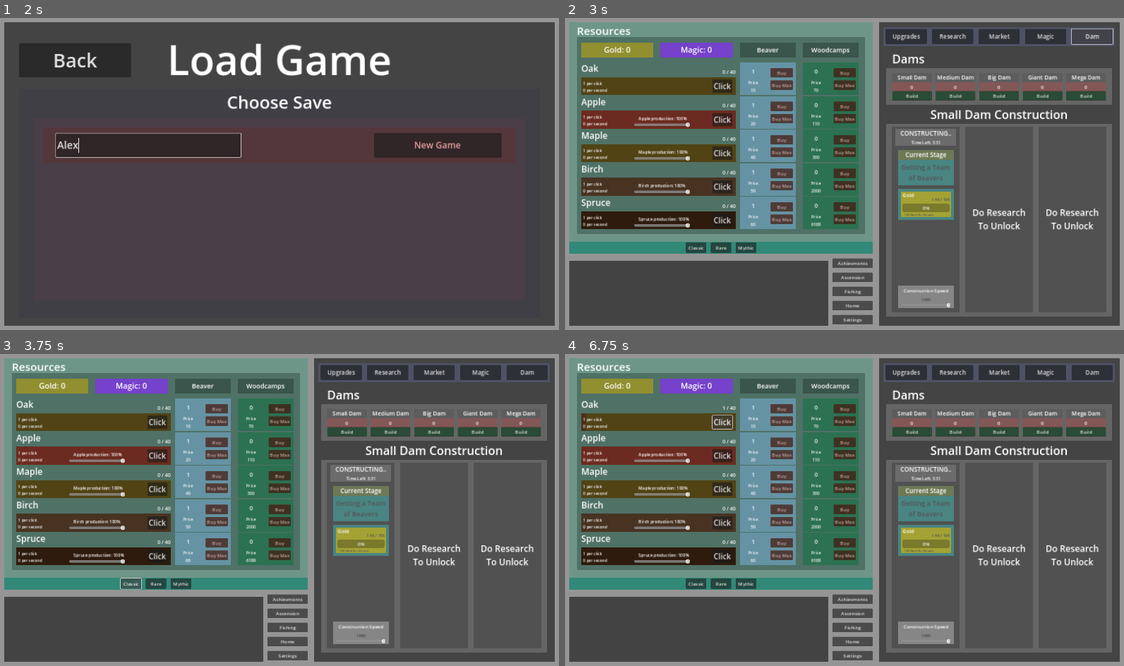
Above: before the commit, frames 1-4 (two rows, left to right).
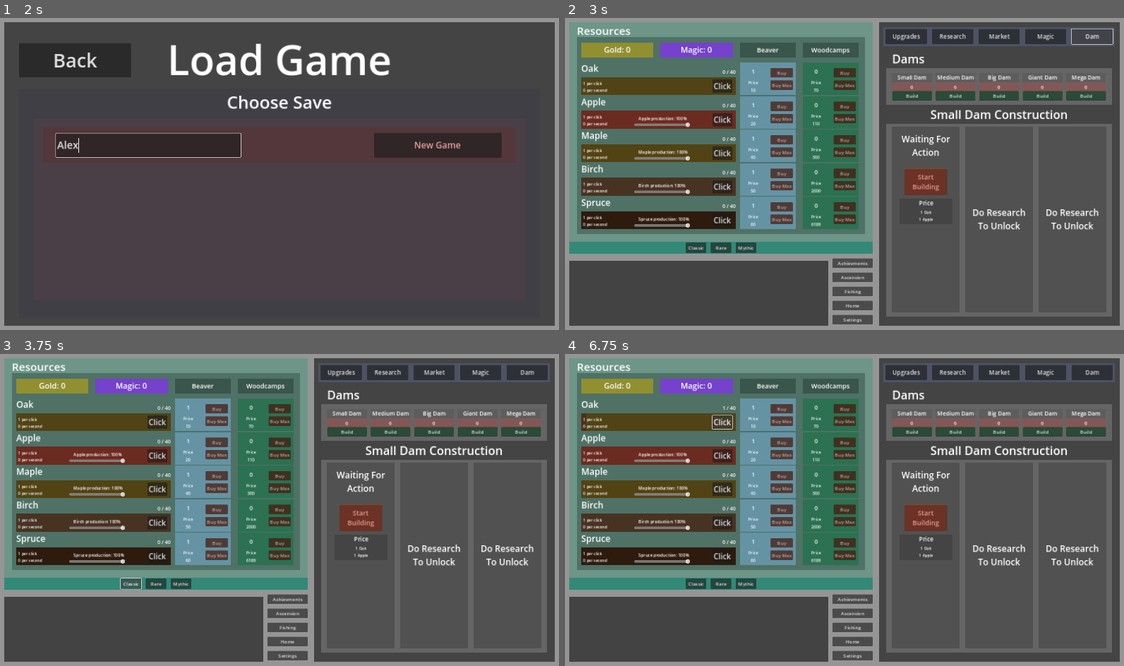
Above: after the commit, the same moments.

Repository: mdbernhards/BeaverIncremental
Game: Godot game, scene res://Scenes/game.tscn
Same seed, same stepped clock (60 frames per second), same inputs: the game is played once before the commit and once after it.
Inputs (mouse positions are in pixels of both pictures, inside the frame that each line leads up to):
- Up to frame 1 (2 s): click "PLAY" at 0.5 s; click (150, 145) at 1.27 s; type "Alex" at 1.35 s
- Up to frame 2 (3 s): click "New Game" at 2 s; click "Dam" at 2.75 s
- Up to frame 3 (3.75 s): click "Classic" at 3.5 s
- Up to frame 4 (6.75 s): click "Classic" at 4.25 s; click (928, 519) at 5 s, where only the run after the commit has a clickable "Start Building"; click (928, 519) at 5.75 s, where only the run after the commit has a clickable "Start Building"; click "Click" at 6.5 s

Frame 1 is identical in both runs. In frame 2, 3.4% of the frame differs, in the area x 59-70%, y 35-93%; in frame 3, 3.4%; in frame 4, 3.4%.

Commit message:
Dam construction
Dam construction resource updates
Dam resource tick logic (not perfect)
Removed FoS from save files

Diff:
--- a/Scenes/GameMainScreenScenes/GameScenes/DamSection/constructionItem/construction_resource.gd
+++ b/Scenes/GameMainScreenScenes/GameScenes/DamSection/constructionItem/construction_resource.gd
@@ -12,8 +12,12 @@
 		setupNodePaths()
 		setResource()
 
+var DamType = Dams.DamEnum.SmallDam
+var ItemNum = 1
+
 var Needed = 1000
-var Colected = 0
+var Collected = 0
+var PerSecond = 0
 
 func _ready() -> void:
 	setupNodePaths()
@@ -22,12 +26,12 @@
 	updateProgress()
 
 func updateProgress():
-	if ResourceProgressBar == null:
+	if ResourceProgressBar:
 		setupNodePaths()
 
-		ResourceNeededLabel.text = str(Colected) + "/" + str(Needed)
-		ResourceProgressBar.value = remap(Colected, 0, Needed, 0, 100)
-		ResourcePerSecondLabel.text = "4" # Need to setup first before I can display
+		ResourceNeededLabel.text = str(roundi(Collected)) + "/" + str(roundi(Needed))
+		ResourceProgressBar.value = remap(Collected, 0, Needed, 0, 100)
+		ResourcePerSecondLabel.text = str(roundi(PerSecond)) + " per sec."
 
 func setResource():
 	color = Values.ResourceValues[ResourceType]["Color"]
--- a/Scenes/GameMainScreenScenes/GameScenes/DamSection/constructionItem/construction_resource.tscn
+++ b/Scenes/GameMainScreenScenes/GameScenes/DamSection/constructionItem/construction_resource.tscn
@@ -2,7 +2,7 @@
 
 [ext_resource type="Script" path="res://Scenes/GameMainScreenScenes/GameScenes/DamSection/constructionItem/construction_resource.gd" id="1_d3yun"]
 
-[node name="ConstructionResource" type="ColorRect"]
+[node name="ConstructionResource" type="ColorRect" groups=["ConstructionResource"]]
 custom_minimum_size = Vector2(170, 85)
 color = Color(0.64073, 0.635153, 0.205061, 1)
 script = ExtResource("1_d3yun")
@@ -30,29 +30,31 @@
 
 [node name="MC" type="MarginContainer" parent="MC/VBox"]
 layout_mode = 2
-theme_override_constants/margin_top = -14
+theme_override_constants/margin_top = -21
 
 [node name="ResourceNeededLabel" type="Label" parent="MC/VBox/MC"]
 layout_mode = 2
-theme_override_colors/font_color = Color(0.325441, 0.325441, 0.325441, 1)
-theme_override_font_sizes/font_size = 13
+theme_override_colors/font_color = Color(0, 0, 0, 1)
+theme_override_font_sizes/font_size = 15
 text = "1.4k / 10k"
 horizontal_alignment = 2
 
 [node name="MC2" type="MarginContainer" parent="MC/VBox"]
 layout_mode = 2
+theme_override_constants/margin_top = -4
 
 [node name="ResourceProgressBar" type="ProgressBar" parent="MC/VBox/MC2"]
 layout_mode = 2
+theme_override_font_sizes/font_size = 14
 
 [node name="MC3" type="MarginContainer" parent="MC/VBox"]
 custom_minimum_size = Vector2(0, 10)
 layout_mode = 2
-theme_override_constants/margin_left = 6
+theme_override_constants/margin_left = 0
 theme_override_constants/margin_top = -3
 
 [node name="ResourcePerSecondLabel" type="Label" parent="MC/VBox/MC3"]
 layout_mode = 2
-theme_override_colors/font_color = Color(0.325441, 0.325441, 0.325441, 1)
-theme_override_font_sizes/font_size = 10
+theme_override_colors/font_color = Color(0, 0, 0, 1)
+theme_override_font_sizes/font_size = 14
 text = "100 Gold Per Second"
--- a/Scenes/GameMainScreenScenes/GameScenes/DamSection/construction_item.gd
+++ b/Scenes/GameMainScreenScenes/GameScenes/DamSection/construction_item.gd
@@ -46,6 +46,7 @@
 func _ready() -> void:
 	setupNodePaths()
 	setItemStage()
+	deleteAllConstructionResourceItems()
 
 func _process(delta: float) -> void:
 	setCantAffordRect()
@@ -89,6 +90,8 @@
 		startConstruction()
 
 func startConstruction():
+	deleteAllConstructionResourceItems()
+
 	DamStage = DamStageEnum.Construction
 
 	var damData = Dams.Dams[DamType][BuildingStage]
@@ -96,43 +99,29 @@
 
 	var ConstructionResourceSceen = load("res://Scenes/GameMainScreenScenes/GameScenes/DamSection/constructionItem/construction_resource.tscn")
 
-	for cost in damData["StartingPrice"]:
-		var resourceItem = ConstructionResourceSceen.instanciate()
+	for costName in damData["Price"]:
+		var resourceType = null
 
-		if cost == "OakCost":
-			resourceItem.ResourceType = "Oak"
-		elif cost == "AppleCost":
-			resourceItem.ResourceType = "Apple"
-		elif cost == "MapleCost":
-			resourceItem.ResourceType = "Maple"
-		elif cost == "BirchCost":
-			resourceItem.ResourceType = "Birch"
-		elif cost == "SpruceCost":
-			resourceItem.ResourceType = "Spruce"
-		elif cost == "ChestnutCost":
-			resourceItem.ResourceType = "Chestnut"
-		elif cost == "CherryCost":
-			resourceItem.ResourceType = "Cherry"
-		elif cost == "AshCost":
-			resourceItem.ResourceType = "Ash"
-		elif cost == "CedarCost":
-			resourceItem.ResourceType = "Cedar"
-		elif cost == "MahoganyCost":
-			resourceItem.ResourceType = "Mahogany"
-		elif cost == "EbonyCost":
-			resourceItem.ResourceType = "Ebony"
-		elif cost == "DogwoodCost":
-			resourceItem.ResourceType = "Dogwood"
-		elif cost == "RosewoodCost":
-			resourceItem.ResourceType = "Rosewood"
-		elif cost == "Ghost GumCost":
-			resourceItem.ResourceType = "Ghost Gum"
-		elif cost == "DragonwoodCost":
-			resourceItem.ResourceType = "Dragonwood"
-		elif cost == "GoldCost":
-			resourceItem.ResourceType = "Gold"
+		if damData["Price"][costName] > 0:
+			resourceType = costName.replace("Cost", "")
 
-		ResourceList.add_child(resourceItem)
+		if resourceType:
+			var resourceItem = ConstructionResourceSceen.instantiate()
+
+			resourceItem.Needed = damData["Price"][costName]
+			resourceItem.ResourceType = resourceType
+			resourceItem.ItemNum = ItemNum
+			resourceItem.DamType = DamType
+
+			ResourceList.add_child(resourceItem)
+
+func deleteAllConstructionResourceItems():
+	if !ResourceList:
+		return
+
+	for resourceItem in ResourceList.get_children():
+		ResourceList.remove_child(resourceItem)
+		resourceItem.queue_free()
 
 func getPriceText():
 	var PriceText = ""
@@ -204,4 +193,5 @@
 	CantAffordRect = $UnlockedVBox/ColorRect/StartBuildingButton/CantAffordRect
 
 func _on_construction_speed_slider_value_changed(value: float) -> void:
+	SaveData.DamData[DamType]["ConstructionSpeedPrecentige"][ItemNum - 1] = value
 	ConstructionPrecentigeLabel.text = str(value) + "%"
--- a/Scenes/GameMainScreenScenes/GameScenes/ResourceTicks.gd
+++ b/Scenes/GameMainScreenScenes/GameScenes/ResourceTicks.gd
@@ -10,6 +10,7 @@
 
 func _on_resource_gain_tick_timeout():
 	ApplyBotsSellingWood()
+	ApplyDamBuildingLoss()
 	ApplyWoodGainAndLoss()
 
 func ApplyBotsSellingWood():
@@ -63,9 +64,9 @@
 
 			if woodCount < storage:
 				SaveData.Resources[lastWoodType]["Count"] -= actualLoss
-				Values.ResourceValues[lastWoodType]["RealPerSecondLoss"] = actualLoss
+				Values.ResourceValues[lastWoodType]["RealPerSecondLoss"] += actualLoss
 			else:
-				Values.ResourceValues[lastWoodType]["RealPerSecondLoss"] = 0
+				pass #Values.ResourceValues[lastWoodType]["RealPerSecondLoss"] = 0
 
 		lastWoodType = woodType
 
@@ -76,6 +77,36 @@
 
 		SaveData.Resources[woodType]["Count"] = clampf(SaveData.Resources[woodType]["Count"], 0, Values.ResourceValues[woodType]["Storage"])
 
+func ApplyDamBuildingLoss():
+	var resourceItems = get_tree().get_nodes_in_group("ConstructionResource")
+
+	var generalResourcesPerSecond = Values.ResourceValues["Dam"]["ResourcesPerSecond"]
+
+	for resourceItem in resourceItems:
+		var resourcesPerSecond = generalResourcesPerSecond * (SaveData.DamData[resourceItem.DamType]["ConstructionSpeedPrecentige"][resourceItem.ItemNum - 1] / 100)
+		var resourcesLeft = resourceItem.Needed - resourceItem.Collected
+		var resourceType = resourceItem.ResourceType
+
+		if resourcesLeft < resourcesPerSecond and resourcesLeft > 0:
+			resourcesPerSecond = resourcesLeft
+
+		if resourceType == "Gold":
+			if SaveData.Gold["Count"] < resourcesPerSecond:
+				resourcesPerSecond = SaveData.Gold["Count"]
+
+			SaveData.Gold["Count"] -= resourcesPerSecond
+		else:
+			if SaveData.Resources[resourceType]["Count"] < resourcesPerSecond:
+				resourcesPerSecond = SaveData.Resources[resourceType]["Count"]
+
+			resourcesPerSecond = maxf(resourcesPerSecond, 0)
+
+			SaveData.Resources[resourceType]["Count"] -= resourcesPerSecond
+			Values.ResourceValues[resourceType]["RealPerSecondLoss"] += resourcesPerSecond
+
+		resourceItem.PerSecond = resourcesPerSecond
+		resourceItem.Collected += resourcesPerSecond
+
 func UpdateAllBarValues():
 	var BarItems = get_tree().get_nodes_in_group("BarItem")
 
--- a/Scenes/GameMainScreenScenes/GameScenes/dam_section.tscn
+++ b/Scenes/GameMainScreenScenes/GameScenes/dam_section.tscn
@@ -68,6 +68,7 @@
 DamType = 4
 
 [node name="SmallDamConstruction" parent="VBox/DamsHBox" instance=ExtResource("2_o4jpu")]
+visible = false
 layout_mode = 2
 
 [node name="MediumDamConstruction" parent="VBox/DamsHBox" instance=ExtResource("2_o4jpu")]
--- a/project.godot
+++ b/project.godot
@@ -55,6 +55,7 @@
 Gameplay=""
 BackgroundButtons=""
 MagicSection=""
+ConstructionResource=""
 
 [gui]
 
--- a/singletons/CalculateValues.gd
+++ b/singletons/CalculateValues.gd
@@ -72,9 +72,9 @@
 	ResourceValues["Dam"]["EffectMultip"] = TempValues["Dam"]["EffectMultip"]
 	ResourceValues["Dam"]["PriceMultip"] = TempValues["Dam"]["PriceMultip"]
 	ResourceValues["Dam"]["MaterialsNeededMultip"] = TempValues["Dam"]["MaterialsNeededMultip"]
-	ResourceValues["Dam"]["ConstructionSpeedMultip"] = TempValues["Dam"]["ConstructionSpeedMultip"]
 	ResourceValues["Dam"]["GoldGainMultip"] = TempValues["Dam"]["GoldGainMultip"]
 	ResourceValues["Dam"]["WoodGainMultip"] = TempValues["Dam"]["WoodGainMultip"]
+	ResourceValues["Dam"]["ResourcesPerSecond"] = TempValues["Dam"]["ConstructionSpeedMultip"] * TempValues["Dam"]["BaseResourcesPerSecond"]
 
 func CalculateRealAfterValues():
 	var lastWoodType
@@ -796,6 +796,7 @@
 		"PriceMultip" : 1,
 		"MaterialsNeededMultip" : 1,
 		"ConstructionSpeedMultip" : 1,
+		"BaseResourcesPerSecond" : 100,
 		"GoldGainMultip": 1,
 		"WoodGainMultip": 1,
 	},
--- a/singletons/NumberFormatting.gd
+++ b/singletons/NumberFormatting.gd
@@ -19,7 +19,7 @@
 }
 
 func formatNumber(number: float) -> String:
-	if number < 99_999:
+	if number < 999_999:
 		return str(number)
 
 	var magnitude = int(floor(log(abs(number)) / log(10)))
--- a/singletons/SaveData.gd
+++ b/singletons/SaveData.gd
@@ -30,7 +30,6 @@
 	OriginalMagic = Magic.duplicate(true)
 	OriginalUnlockedMagicUpgrades = UnlockedMagicUpgrades.duplicate(true)
 	OriginalUnlockedAchievements = UnlockedAchievements.duplicate(true)
-	OriginalUnlockedFeatsOfStrength = UnlockedFeatsOfStrength.duplicate(true)
 	OriginalGeneralInfo = GeneralInfo.duplicate(true)
 
 func resetValues():
@@ -1178,27 +1177,32 @@
 	Dams.DamEnum.SmallDam : {
 		"AvailableBuilds" : 1,
 		"Count" : 0,
-		"CurrentlyInProgress" : [4],
+		"CurrentlyInProgress" : [], # [4]
+		"ConstructionSpeedPrecentige" : [100,100,100],
 	},
 	Dams.DamEnum.MediumDam : {
 		"AvailableBuilds" : 1,
 		"Count" : 0,
 		"CurrentlyInProgress" : [],
+		"ConstructionSpeedPrecentige" : [100,100,100],
 	},
 	Dams.DamEnum.BigDam : {
 		"AvailableBuilds" : 1,
 		"Count" : 0,
 		"CurrentlyInProgress" : [],
+		"ConstructionSpeedPrecentige" : [100,100,100],
 	},
 	Dams.DamEnum.GiantDam : {
 		"AvailableBuilds" : 1,
 		"Count" : 0,
 		"CurrentlyInProgress" : [],
+		"ConstructionSpeedPrecentige" : [100,100,100],
 	},
 	Dams.DamEnum.MegaDam : {
 		"AvailableBuilds" : 1,
 		"Count" : 0,
 		"CurrentlyInProgress" : [],
+		"ConstructionSpeedPrecentige" : [100,100,100],
 	},
 }
 
@@ -1499,16 +1503,6 @@
 	"7" : false,
 }
 
-var UnlockedFeatsOfStrength = {
-	"1" : false,
-	"2" : false,
-	"3" : false,
-	"4" : false,
-	"5" : false,
-	"6" : false,
-	"7" : false,
-}
-
 var GeneralInfo = {
 	"SaveName" : false,
 	"TimePlayed" : false,
--- a/singletons/Saving/GameSaves.gd
+++ b/singletons/Saving/GameSaves.gd
@@ -87,9 +87,6 @@
 	var jsonUnlockedAchievements = JSON.stringify(var_to_str(SaveData.UnlockedAchievements))
 	saveFile.store_line(jsonUnlockedAchievements)
 
-	var jsonUnlockedFeatsOfStrength = JSON.stringify(var_to_str(SaveData.UnlockedFeatsOfStrength))
-	saveFile.store_line(jsonUnlockedFeatsOfStrength)
-
 	var jsonGeneralInfo = JSON.stringify(var_to_str(SaveData.GeneralInfo))
 	saveFile.store_line(jsonGeneralInfo)
 
@@ -134,9 +131,6 @@
 	var jsonUnlockedAchievements = JSON.stringify(var_to_str(SaveData.OriginalUnlockedAchievements))
 	saveFile.store_line(jsonUnlockedAchievements)
 
-	var jsonUnlockedFeatsOfStrength = JSON.stringify(var_to_str(SaveData.OriginalUnlockedFeatsOfStrength))
-	saveFile.store_line(jsonUnlockedFeatsOfStrength)
-
 	var jsonGeneralInfo = JSON.stringify(var_to_str(SaveData.OriginalGeneralInfo))
 	saveFile.store_line(jsonGeneralInfo)
 
@@ -178,9 +172,6 @@
 
 	var jsonUnlockedAchievements = saveFile.get_line()
 	SaveData.UnlockedAchievements = parseJson(jsonUnlockedAchievements)
-
-	var jsonUnlockedFeatsOfStrength = saveFile.get_line()
-	SaveData.UnlockedFeatsOfStrength = parseJson(jsonUnlockedFeatsOfStrength)
 
 	var jsonGeneralInfo = saveFile.get_line()
 	SaveData.GeneralInfo = parseJson(jsonGeneralInfo)
--- a/singletons/Values.gd
+++ b/singletons/Values.gd
@@ -41,7 +41,7 @@
 		"EffectMultip": 1,
 		"PriceMultip" : 1,
 		"MaterialsNeededMultip" : 1,
-		"ConstructionSpeedMultip" : 1,
+		"ResourcesPerSecond" : 100,
 		"GoldGainMultip" : 1,
 		"WoodGainMultip" : 1,
 	},
--- a/singletons/constantData/Dams.gd
+++ b/singletons/constantData/Dams.gd
@@ -34,7 +34,7 @@
 		DamParts.First : {
 			"Name" : "Gathering a team of Beavers",
 			"Price" : {
-				"OakCost" : 100, "AppleCost" : 100, "MapleCost" : 0, "BirchCost" : 0, "SpruceCost" : 0,
+				"OakCost" : 10000, "AppleCost" : 10000, "MapleCost" : 0, "BirchCost" : 0, "SpruceCost" : 0,
 				"ChestnutCost" : 0, "CherryCost" : 0, "AshCost" : 0, "CedarCost" : 0, "MahoganyCost" : 0,
 				"EbonyCost" : 0, "DogwoodCost" : 0, "RosewoodCost" : 0, "Ghost GumCost" : 0, "DragonwoodCost" : 0,
 				"GoldCost" : 0,
@@ -44,7 +44,7 @@
 		DamParts.Second : {
 			"Name" : "Building Foundations",
 			"Price" : {
-				"OakCost" : 100, "AppleCost" : 100, "MapleCost" : 0, "BirchCost" : 0, "SpruceCost" : 0,
+				"OakCost" : 10000, "AppleCost" : 10000, "MapleCost" : 0, "BirchCost" : 0, "SpruceCost" : 0,
 				"ChestnutCost" : 0, "CherryCost" : 0, "AshCost" : 0, "CedarCost" : 0, "MahoganyCost" : 0,
 				"EbonyCost" : 0, "DogwoodCost" : 0, "RosewoodCost" : 0, "Ghost GumCost" : 0, "DragonwoodCost" : 0,
 				"GoldCost" : 0,
@@ -54,7 +54,7 @@
 		DamParts.Third : {
 			"Name" : "Careful Wood Stacking",
 			"Price" : {
-				"OakCost" : 100, "AppleCost" : 100, "MapleCost" : 0, "BirchCost" : 0, "SpruceCost" : 0,
+				"OakCost" : 10000, "AppleCost" : 10000, "MapleCost" : 0, "BirchCost" : 0, "SpruceCost" : 0,
 				"ChestnutCost" : 0, "CherryCost" : 0, "AshCost" : 0, "CedarCost" : 0, "MahoganyCost" : 0,
 				"EbonyCost" : 0, "DogwoodCost" : 0, "RosewoodCost" : 0, "Ghost GumCost" : 0, "DragonwoodCost" : 0,
 				"GoldCost" : 0,
@@ -64,7 +64,7 @@
 		DamParts.Fourth : {
 			"Name" : "Patching leaks",
 			"Price" : {
-				"OakCost" : 100, "AppleCost" : 100, "MapleCost" : 0, "BirchCost" : 0, "SpruceCost" : 0,
+				"OakCost" : 10000, "AppleCost" : 10000, "MapleCost" : 0, "BirchCost" : 0, "SpruceCost" : 0,
 				"ChestnutCost" : 0, "CherryCost" : 0, "AshCost" : 0, "CedarCost" : 0, "MahoganyCost" : 0,
 				"EbonyCost" : 0, "DogwoodCost" : 0, "RosewoodCost" : 0, "Ghost GumCost" : 0, "DragonwoodCost" : 0,
 				"GoldCost" : 0,
@@ -84,7 +84,7 @@
 		DamParts.First : {
 			"Name" : "Site Eppraisal",
 			"Price" : {
-				"OakCost" : 200, "AppleCost" : 200, "MapleCost" : 0, "BirchCost" : 0, "SpruceCost" : 0,
+				"OakCost" : 20000, "AppleCost" : 20000, "MapleCost" : 0, "BirchCost" : 0, "SpruceCost" : 0,
 				"ChestnutCost" : 0, "CherryCost" : 0, "AshCost" : 0, "CedarCost" : 0, "MahoganyCost" : 0,
 				"EbonyCost" : 0, "DogwoodCost" : 0, "RosewoodCost" : 0, "Ghost GumCost" : 0, "DragonwoodCost" : 0,
 				"GoldCost" : 0,
@@ -94,7 +94,7 @@
 		DamParts.Second : {
 			"Name" : "Careful Planing",
 			"Price" : {
-				"OakCost" : 200, "AppleCost" : 200, "MapleCost" : 0, "BirchCost" : 0, "SpruceCost" : 0,
+				"OakCost" : 20000, "AppleCost" : 20000, "MapleCost" : 0, "BirchCost" : 0, "SpruceCost" : 0,
 				"ChestnutCost" : 0, "CherryCost" : 0, "AshCost" : 0, "CedarCost" : 0, "MahoganyCost" : 0,
 				"EbonyCost" : 0, "DogwoodCost" : 0, "RosewoodCost" : 0, "Ghost GumCost" : 0, "DragonwoodCost" : 0,
 				"GoldCost" : 0,
@@ -104,7 +104,7 @@
 		DamParts.Third : {
 			"Name" : "A Careful Excecution Of The Plan",
 			"Price" : {
-				"OakCost" : 200, "AppleCost" : 200, "MapleCost" : 0, "BirchCost" : 0, "SpruceCost" : 0,
+				"OakCost" : 20000, "AppleCost" : 20000, "MapleCost" : 0, "BirchCost" : 0, "SpruceCost" : 0,
 				"ChestnutCost" : 0, "CherryCost" : 0, "AshCost" : 0, "CedarCost" : 0, "MahoganyCost" : 0,
 				"EbonyCost" : 0, "DogwoodCost" : 0, "RosewoodCost" : 0, "Ghost GumCost" : 0, "DragonwoodCost" : 0,
 				"GoldCost" : 0,
@@ -114,7 +114,7 @@
 		DamParts.Fourth : {
 			"Name" : "Finishing Touches",
 			"Price" : {
-				"OakCost" : 200, "AppleCost" : 200, "MapleCost" : 0, "BirchCost" : 0, "SpruceCost" : 0,
+				"OakCost" : 20000, "AppleCost" : 20000, "MapleCost" : 0, "BirchCost" : 0, "SpruceCost" : 0,
 				"ChestnutCost" : 0, "CherryCost" : 0, "AshCost" : 0, "CedarCost" : 0, "MahoganyCost" : 0,
 				"EbonyCost" : 0, "DogwoodCost" : 0, "RosewoodCost" : 0, "Ghost GumCost" : 0, "DragonwoodCost" : 0,
 				"GoldCost" : 0,
@@ -134,7 +134,7 @@
 		DamParts.First : {
 			"Name" : "Fund Raising",
 			"Price" : {
-				"OakCost" : 300, "AppleCost" : 300, "MapleCost" : 0, "BirchCost" : 0, "SpruceCost" : 0,
+				"OakCost" : 30000, "AppleCost" : 30000, "MapleCost" : 0, "BirchCost" : 0, "SpruceCost" : 0,
 				"ChestnutCost" : 0, "CherryCost" : 0, "AshCost" : 0, "CedarCost" : 0, "MahoganyCost" : 0,
 				"EbonyCost" : 0, "DogwoodCost" : 0, "RosewoodCost" : 0, "Ghost GumCost" : 0, "DragonwoodCost" : 0,
 				"GoldCost" : 0,
@@ -144,7 +144,7 @@
 		DamParts.Second : {
 			"Name" : "Creating Logistics Lines",
 			"Price" : {
-				"OakCost" : 300, "AppleCost" : 300, "MapleCost" : 0, "BirchCost" : 0, "SpruceCost" : 0,
+				"OakCost" : 30000, "AppleCost" : 30000, "MapleCost" : 0, "BirchCost" : 0, "SpruceCost" : 0,
 				"ChestnutCost" : 0, "CherryCost" : 0, "AshCost" : 0, "CedarCost" : 0, "MahoganyCost" : 0,
 				"EbonyCost" : 0, "DogwoodCost" : 0, "RosewoodCost" : 0, "Ghost GumCost" : 0, "DragonwoodCost" : 0,
 				"GoldCost" : 0,
@@ -154,7 +154,7 @@
 		DamParts.Third : {
 			"Name" : "Crazy Fast Construction",
 			"Price" : {
-				"OakCost" : 300, "AppleCost" : 300, "MapleCost" : 0, "BirchCost" : 0, "SpruceCost" : 0,
+				"OakCost" : 30000, "AppleCost" : 30000, "MapleCost" : 0, "BirchCost" : 0, "SpruceCost" : 0,
 				"ChestnutCost" : 0, "CherryCost" : 0, "AshCost" : 0, "CedarCost" : 0, "MahoganyCost" : 0,
 				"EbonyCost" : 0, "DogwoodCost" : 0, "RosewoodCost" : 0, "Ghost GumCost" : 0, "DragonwoodCost" : 0,
 				"GoldCost" : 0,
@@ -164,7 +164,7 @@
 		DamParts.Fourth : {
 			"Name" : "Weight Testing",
 			"Price" : {
-				"OakCost" : 300, "AppleCost" : 300, "MapleCost" : 0, "BirchCost" : 0, "SpruceCost" : 0,
+				"OakCost" : 30000, "AppleCost" : 30000, "MapleCost" : 0, "BirchCost" : 0, "SpruceCost" : 0,
 				"ChestnutCost" : 0, "CherryCost" : 0, "AshCost" : 0, "CedarCost" : 0, "MahoganyCost" : 0,
 				"EbonyCost" : 0, "DogwoodCost" : 0, "RosewoodCost" : 0, "Ghost GumCost" : 0, "DragonwoodCost" : 0,
 				"GoldCost" : 0,
@@ -184,7 +184,7 @@
 		DamParts.First : {
 			"Name" : "Attracting Investors",
 			"Price" : {
-				"OakCost" : 400, "AppleCost" : 400, "MapleCost" : 0, "BirchCost" : 0, "SpruceCost" : 0,
+				"OakCost" : 40000, "AppleCost" : 40000, "MapleCost" : 0, "BirchCost" : 0, "SpruceCost" : 0,
 				"ChestnutCost" : 0, "CherryCost" : 0, "AshCost" : 0, "CedarCost" : 0, "MahoganyCost" : 0,
 				"EbonyCost" : 0, "DogwoodCost" : 0, "RosewoodCost" : 0, "Ghost GumCost" : 0, "DragonwoodCost" : 0,
 				"GoldCost" : 0,
@@ -194,7 +194,7 @@
 		DamParts.Second : {
 			"Name" : "Environmental Impact Studies",
 			"Price" : {
-				"OakCost" : 400, "AppleCost" : 400, "MapleCost" : 0, "BirchCost" : 0, "SpruceCost" : 0,
+				"OakCost" : 40000, "AppleCost" : 40000, "MapleCost" : 0, "BirchCost" : 0, "SpruceCost" : 0,
 				"ChestnutCost" : 0, "CherryCost" : 0, "AshCost" : 0, "CedarCost" : 0, "MahoganyCost" : 0,
 				"EbonyCost" : 0, "DogwoodCost" : 0, "RosewoodCost" : 0, "Ghost GumCost" : 0, "DragonwoodCost" : 0,
 				"GoldCost" : 0,
@@ -204,7 +204,7 @@
 		DamParts.Third : {
 			"Name" : "Architecture",
 			"Price" : {
-				"OakCost" : 400, "AppleCost" : 400, "MapleCost" : 0, "BirchCost" : 0, "SpruceCost" : 0,
+				"OakCost" : 40000, "AppleCost" : 40000, "MapleCost" : 0, "BirchCost" : 0, "SpruceCost" : 0,
 				"ChestnutCost" : 0, "CherryCost" : 0, "AshCost" : 0, "CedarCost" : 0, "MahoganyCost" : 0,
 				"EbonyCost" : 0, "DogwoodCost" : 0, "RosewoodCost" : 0, "Ghost GumCost" : 0, "DragonwoodCost" : 0,
 				"GoldCost" : 0,
@@ -214,7 +214,7 @@
 		DamParts.Fourth : {
 			"Name" : "Prepairing The Grand Opening",
 			"Price" : {
-				"OakCost" : 400, "AppleCost" : 400, "MapleCost" : 0, "BirchCost" : 0, "SpruceCost" : 0,
+				"OakCost" : 40000, "AppleCost" : 40000, "MapleCost" : 0, "BirchCost" : 0, "SpruceCost" : 0,
 				"ChestnutCost" : 0, "CherryCost" : 0, "AshCost" : 0, "CedarCost" : 0, "MahoganyCost" : 0,
 				"EbonyCost" : 0, "DogwoodCost" : 0, "RosewoodCost" : 0, "Ghost GumCost" : 0, "DragonwoodCost" : 0,
 				"GoldCost" : 0,
@@ -234,7 +234,7 @@
 		DamParts.First : {
 			"Name" : "Buying Oligarchs",
 			"Price" : {
-				"OakCost" : 500, "AppleCost" : 500, "MapleCost" : 0, "BirchCost" : 0, "SpruceCost" : 0,
+				"OakCost" : 50000, "AppleCost" : 50000, "MapleCost" : 0, "BirchCost" : 0, "SpruceCost" : 0,
 				"ChestnutCost" : 0, "CherryCost" : 0, "AshCost" : 0, "CedarCost" : 0, "MahoganyCost" : 0,
 				"EbonyCost" : 0, "DogwoodCost" : 0, "RosewoodCost" : 0, "Ghost GumCost" : 0, "DragonwoodCost" : 0,
 				"GoldCost" : 0,
@@ -244,7 +244,7 @@
 		DamParts.Second : {
 			"Name" : "Over Throwing The Government",
 			"Price" : {
-				"OakCost" : 500, "AppleCost" : 500, "MapleCost" : 0, "BirchCost" : 0, "SpruceCost" : 0,
+				"OakCost" : 50000, "AppleCost" : 50000, "MapleCost" : 0, "BirchCost" : 0, "SpruceCost" : 0,
 				"ChestnutCost" : 0, "CherryCost" : 0, "AshCost" : 0, "CedarCost" : 0, "MahoganyCost" : 0,
 				"EbonyCost" : 0, "DogwoodCost" : 0, "RosewoodCost" : 0, "Ghost GumCost" : 0, "DragonwoodCost" : 0,
 				"GoldCost" : 0,
@@ -254,7 +254,7 @@
 		DamParts.Third : {
 			"Name" : "Mass Subjugation",
 			"Price" : {
-				"OakCost" : 500, "AppleCost" : 500, "MapleCost" : 0, "BirchCost" : 0, "SpruceCost" : 0,
+				"OakCost" : 50000, "AppleCost" : 50000, "MapleCost" : 0, "BirchCost" : 0, "SpruceCost" : 0,
 				"ChestnutCost" : 0, "CherryCost" : 0, "AshCost" : 0, "CedarCost" : 0, "MahoganyCost" : 0,
 				"EbonyCost" : 0, "DogwoodCost" : 0, "RosewoodCost" : 0, "Ghost GumCost" : 0, "DragonwoodCost" : 0,
 				"GoldCost" : 0,
@@ -264,12 +264,12 @@
 		DamParts.Fourth : {
 			"Name" : "Excecuting the master plan",
 			"Price" : {
-				"OakCost" : 500, "AppleCost" : 500, "MapleCost" : 0, "BirchCost" : 0, "SpruceCost" : 0,
-				"ChestnutCost" : 0, "CherryCost" : 0, "AshCost" : 0, "CedarCost" : 0, "MahoganyCost" : 0,
-				"EbonyCost" : 0, "DogwoodCost" : 0, "RosewoodCost" : 0, "Ghost GumCost" : 0, "DragonwoodCost" : 0,
-				"GoldCost" : 0,
-			},
-			"Description" : "blabal",
-		},
-	},
-}
+				"OakCost" : 50000, "AppleCost" : 50000, "MapleCost" : 0, "BirchCost" : 0, "SpruceCost" : 0,
+				"ChestnutCost" : 0, "CherryCost" : 0, "AshCost" : 0, "CedarCost" : 0, "MahoganyCost" : 0,
+				"EbonyCost" : 0, "DogwoodCost" : 0, "RosewoodCost" : 0, "Ghost GumCost" : 0, "DragonwoodCost" : 0,
+				"GoldCost" : 0,
+			},
+			"Description" : "blabal",
+		},
+	},
+}
Not shown, changed: ToDo.txt
